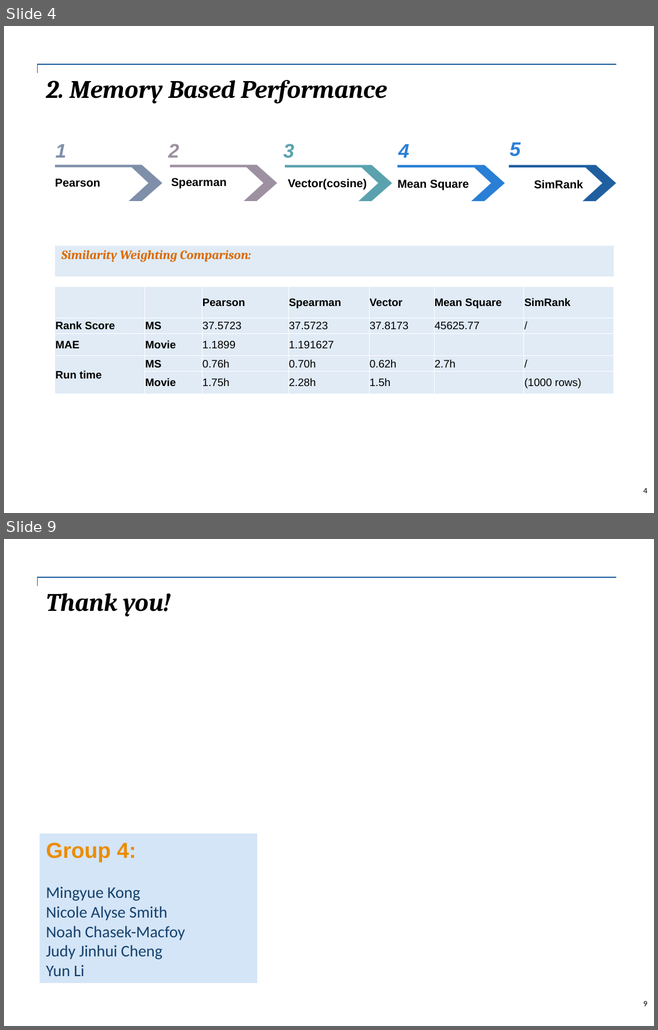
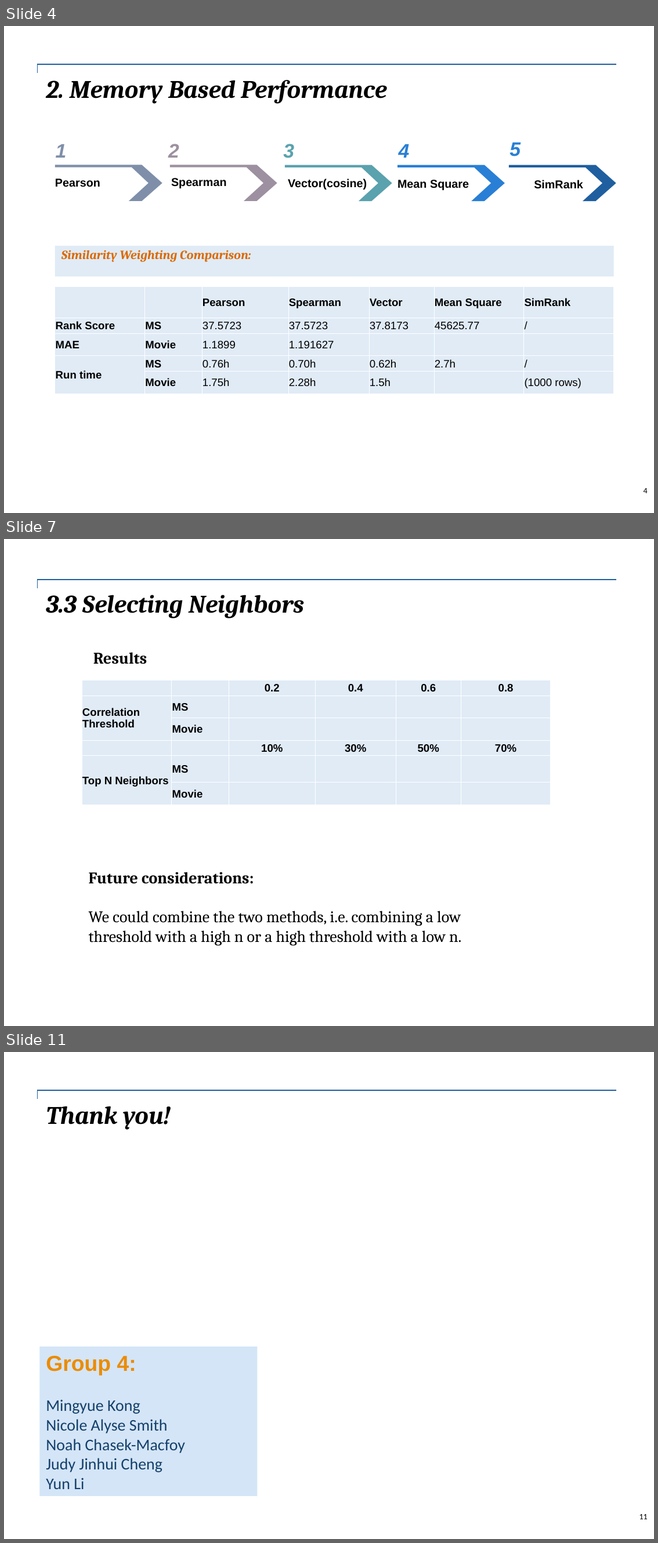
Before and after one commit to GU4243-ADS/project-3-algorithms-project-4-algorithms-group-4, a slide deck: doc/Project3_Group 6.pptx. Shown one above the other, each under a label of ours: slides 4 and 9 before the commit, slides 4, 7 and 11 after it; the slides between them are not shown. The pictures are 658x1030 and 658x1543 pixels, drawn with LibreOffice and Linux fonts; fonts in the diff are those of the drawing. Boxes give left, top, right and bottom in pixels: in the first picture for what was removed or moved away, otherwise in the second. Text is boxed around its words. In the diff, an @@ line names an element or a change of style, - is before the commit and + after.

Commit message:
update functions and neighbors

```diff
--- a/doc/Project3_Group 6.pptx
+++ b/doc/Project3_Group 6.pptx
@@ slide 7 added at [4, 539, 654, 1026], background #FFFFFF @@
@@ table added at [37, 580, 616, 588], 1 rows, 1 columns @@
+
@@ text added at [46, 595, 304, 618], 28 pt, text #000000, bold, italic @@
+3.3 Selecting Neighbors
@@ text added at [93, 652, 147, 664], 18 pt, text #000000, bold @@
+Results
@@ table added at [82, 681, 550, 805], 6 rows, 6 columns @@
+ |  | 0.2 | 0.4 | 0.6 | 0.8
+Correlation Threshold | MS |  |  |  | 
+ | Movie |  |  |  | 
+ |  | 10% | 30% | 50% | 70%
+Top N Neighbors | MS |  |  |  | 
+ | Movie |  |  |  | 
@@ text added at [89, 872, 461, 946], 18 pt, text #000000 @@
+Future considerations:
+We could combine the two methods, i.e. combining a low threshold with a high n or a high threshold with a low n.
@@ what was slide 9 is now slide 11 @@
@@ page number at [639, 1514, 647, 1519]: text changed @@
-9
+11
```
Also in this commit, not shown: 5 slides changed, 1 other slide added, 13 other files.
